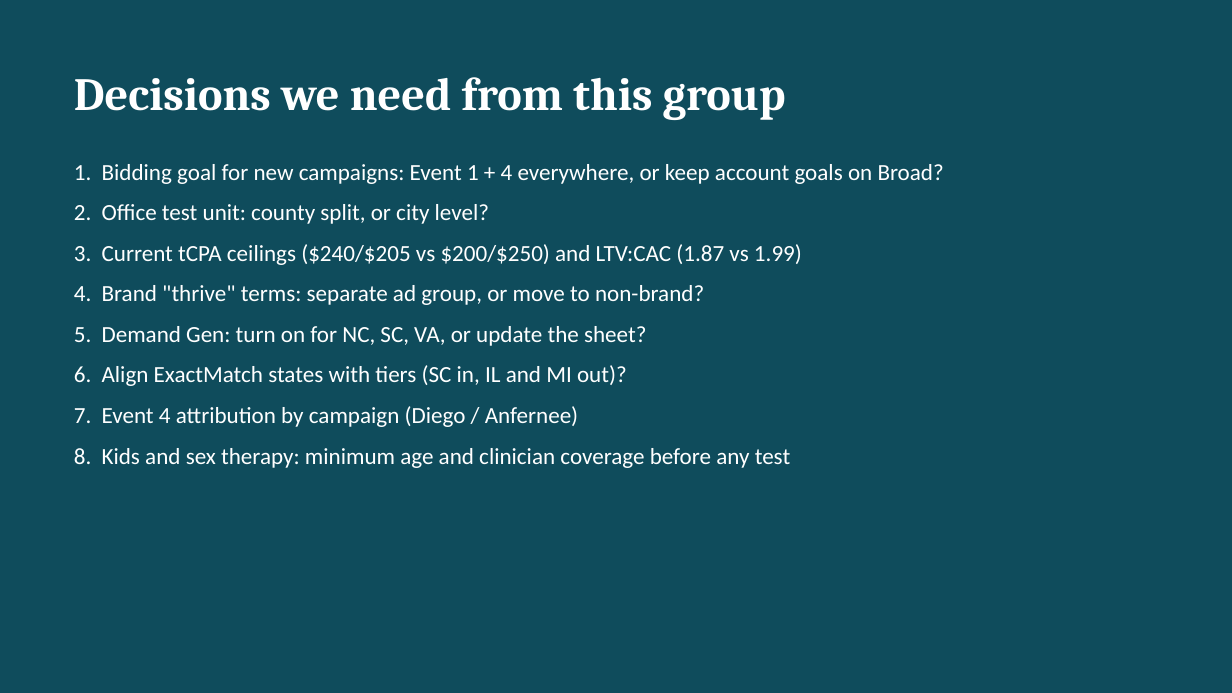
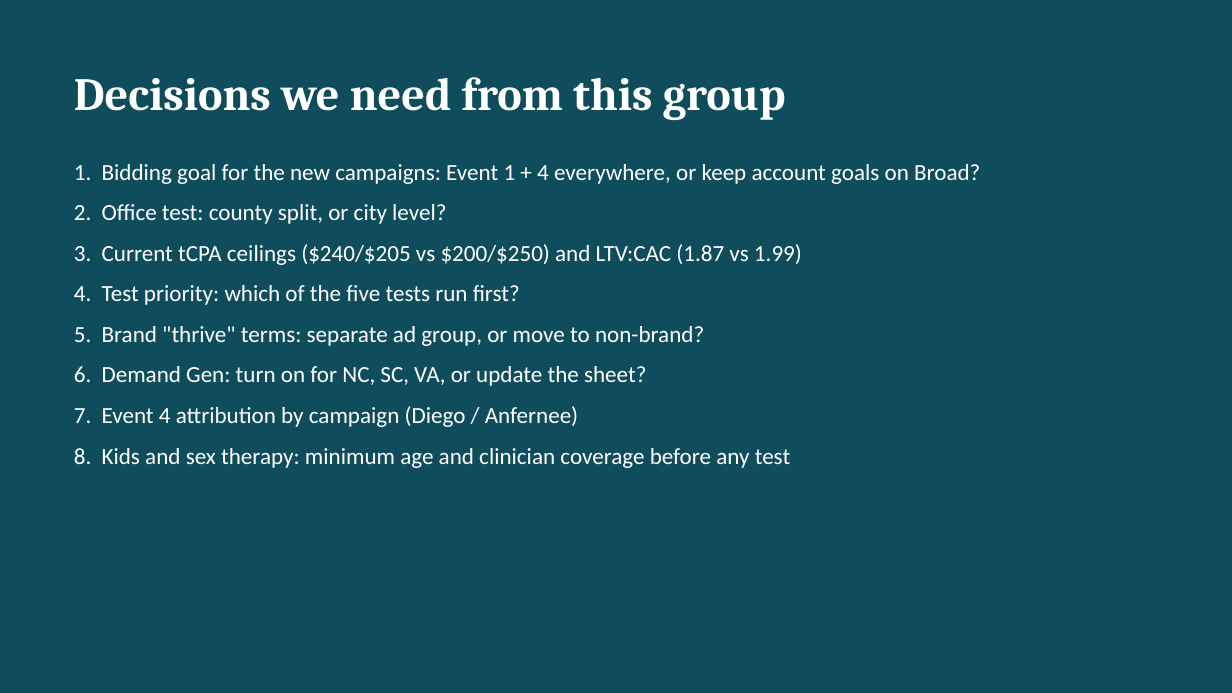
Before and after one commit to tomroberts-thriveworks/paid-media-hub, a slide deck: slide 16 of docs/audit/google-ads-review-nov-2026.pptx (slide 14 before the commit). Drawn at 1232x693 pixels with LibreOffice and Linux fonts; fonts in the diff are those of the drawing. Boxes give left, top, right and bottom in pixels: in the first picture for what was removed or moved away, otherwise in the second. Text is boxed around its words. In the diff, an @@ line names an element or a change of style, - is before the commit and + after.

```diff
--- a/docs/audit/google-ads-review-nov-2026.pptx
+++ b/docs/audit/google-ads-review-nov-2026.pptx
@@ text at [102, 164, 980, 224]: text changed @@
-1. Bidding goal for new campaigns: Event 1 + 4 everywhere, or keep account goals on Broad?
-2. Office test unit: county split, or city level?
+1. Bidding goal for the new campaigns: Event 1 + 4 everywhere, or keep account goals on Broad?
+2. Office test: county split, or city level?
@@ text at [102, 285, 520, 305]: paragraph added @@
+4. Test priority: which of the five tests run first?
@@ text at [102, 365, 627, 386]: paragraph removed @@
-6. Align ExactMatch states with tiers (SC in, IL and MI out)?
```
Also in this commit, not shown: 5 other slides changed, 8 slides added, 6 slides removed, 2 other files.
